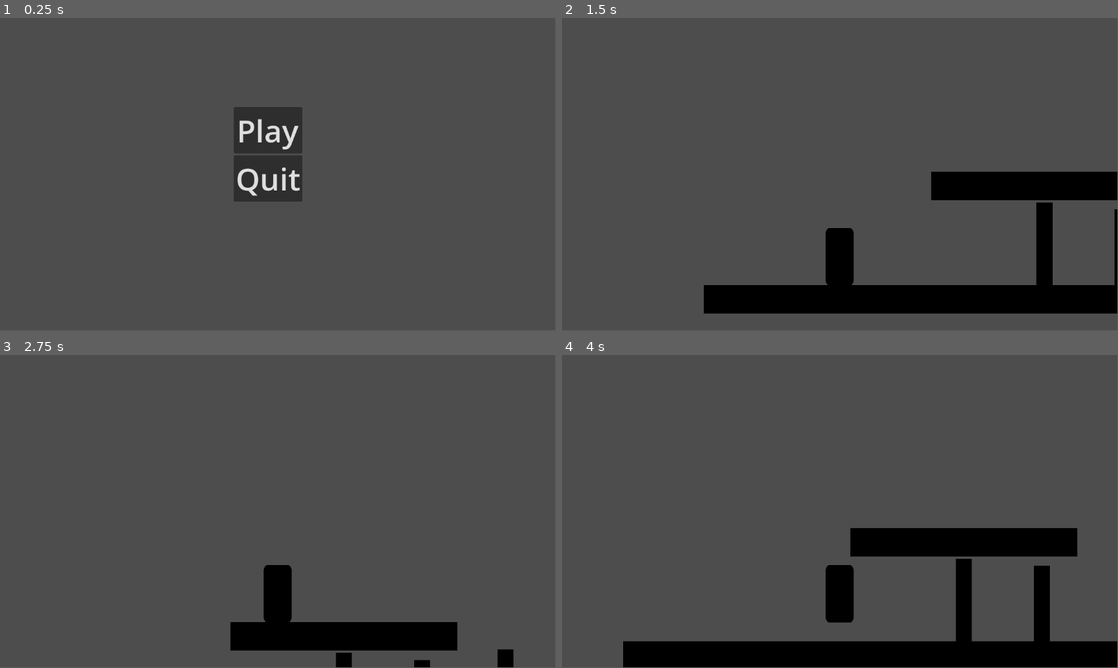
Above: before the commit, frames 1-4 (two rows, left to right).
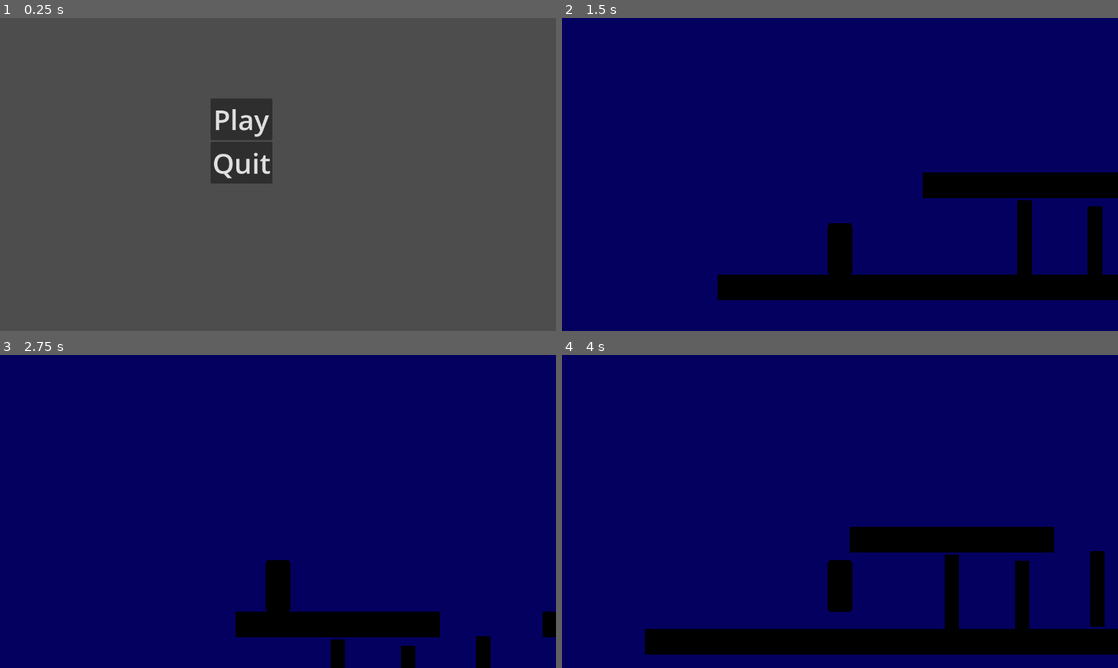
Above: after the commit, the same moments.

Repository: prejammers/godot-platformer
Game: Godot game, scene res://scene/menu.tscn
Same seed, same stepped clock (60 frames per second), same inputs: the game is played once before the commit and once after it. The engine's default icon, where the game draws it, is replaced by a stand-in: a white triangle on a blue panel in a dark square.
Inputs:
- Up to frame 1 (0.25 s): no input
- Up to frame 2 (1.5 s): click "Play" at 0.5 s; tap Enter at 1.25 s; hold D (move_right) from 1.28 s (still down)
- Up to frame 3 (2.75 s): keep holding D (move_right); tap Space (jump) at 1.52, 2.27 s
- Up to frame 4 (4 s): release D (move_right) at 2.78 s; hold A (move_left) 2.78-3.53 s; hold D (move_right) from 3.53 s (still down); tap Space (jump) at 3.77 s
In our replay, the window is 799x449 before the commit and 800x450 after it. These sizes can differ from the game's own. Grey fills any space a smaller window leaves; there, only what the larger window draws over its background counts as a difference.

The runs differ from the first frame. In frame 1, 3.7% of the frame differs, in the area x 37-55%, y 25-59%; in frame 2, 93%; in frame 3, 97%, in the area x 0-100%, y 0-100%; in frame 4, 92%.

Commit message:
fixed viewport to 1280x720

Diff:
--- a/project.godot
+++ b/project.godot
@@ -13,6 +13,12 @@
 run/main_scene="res://scene/menu.tscn"
 config/features=PackedStringArray("4.2", "Forward Plus")
 config/icon="res://icon.svg"
+
+[display]
+
+window/size/viewport_width=1280
+window/size/viewport_height=720
+window/stretch/mode="viewport"
 
 [dotnet]
 
--- a/scene/world.tscn
+++ b/scene/world.tscn
@@ -21,7 +21,6 @@
 jump_force = 1800
 
 [node name="Camera2D2" type="Camera2D" parent="Player"]
-visible = false
 position = Vector2(-478, -442)
 position_smoothing_enabled = true
 position_smoothing_speed = 1.0
@@ -41,13 +40,12 @@
 size_flags_vertical = 4
 
 [node name="background" type="MeshInstance2D" parent="Player/Camera2D2"]
-visible = false
 modulate = Color(0.130028, 6.85888e-07, 0.656816, 1)
 self_modulate = Color(0.127784, 5.09029e-06, 0.57463, 1)
 z_index = -100
 z_as_relative = false
-position = Vector2(470, 22.0001)
-scale = Vector2(2732, 1824)
+position = Vector2(478, -38.0001)
+scale = Vector2(3072, 1856)
 mesh = SubResource("QuadMesh_dfpqx")
 
 [node name="Platform" parent="." instance=ExtResource("4_w0tq1")]
